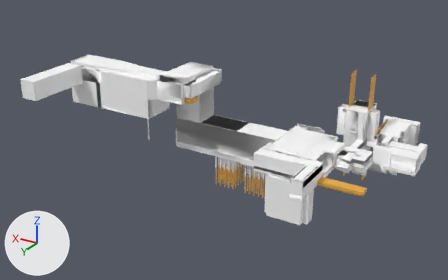
An edit to the FBX model Assets/Maps/Cleaned Up Map Mesh.fbx, drawn before and after from the same camera.
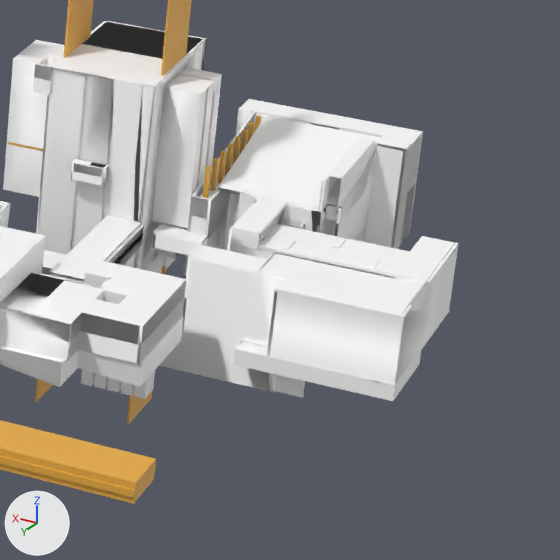
The first picture shows the older version from a 50 mm lens placed at (-514.0, 1158.0, 500.0), pointed at (122.0, 99.0, -30.0). The close-ups show both versions on the part from 75% to 100% of the width and 34% to 74% of the height of that picture; other places that the commit changed are outside them. The lights are fixed; the arrows at lower left show +X, +Y and +Z. Where no turn or scale is listed for an object, it has been applied to the vertices. Vertices at the same position are counted once.

Before the edit, the objects in view are built like this:
```python
me_scene_032 = bpy.data.meshes.new('Scene.032')
me_scene_032.from_pydata(...)  # 16 vertices, 12 faces; spans x -131.0..-130.0, y -131.0..-100.0, z -107.0..130.0
me_scene_032.materials.append(mat_moving_platforms_003)  # orange #e9ad44
me_scene_033 = bpy.data.meshes.new('Scene.033')
me_scene_033.from_pydata(...)  # 16 vertices, 12 faces; spans x -88.0, y -131.0..-100.0, z -107.0..132.0
me_scene_033.materials.append(mat_moving_platforms_003)  # orange #e9ad44
me_scene_379 = bpy.data.meshes.new('Scene.379')
me_scene_379.from_pydata(...)  # 4977 vertices, 4993 faces; spans x -257.0..500.0, y -195.0..261.0, z -100.0..143.0
# faces by material slot: [2712, 2281]
me_scene_379.materials.append(mat_new_material_2_003)  # its picture is missing
me_scene_379.materials.append(mat_probuilderdefault_003)  # white #ffffff
# before: 15 (-131.0, -86.0, 0.0), 170 (-131.0, -31.0, 0.0), 331 (-134.0, -64.0, 0.0), 332 (-134.0, -64.0, 1.0)
ob_base = bpy.data.objects.new('Base', me_scene_379)
ob_base.location = (-12.5, 52.5, -33.8)
ob_slide_shield_left = bpy.data.objects.new('Slide Shield Left', me_scene_032)
ob_slide_shield_left.location = (-12.5, 52.5, -15.9)
ob_slide_shield_right = bpy.data.objects.new('Slide Shield Right', me_scene_033)
ob_slide_shield_right.location = (-12.5, 52.5, -15.9)
# also in view: 'World 2 Missile checkpoint bridge' at (-158.0, 156.0, -39.0)
```
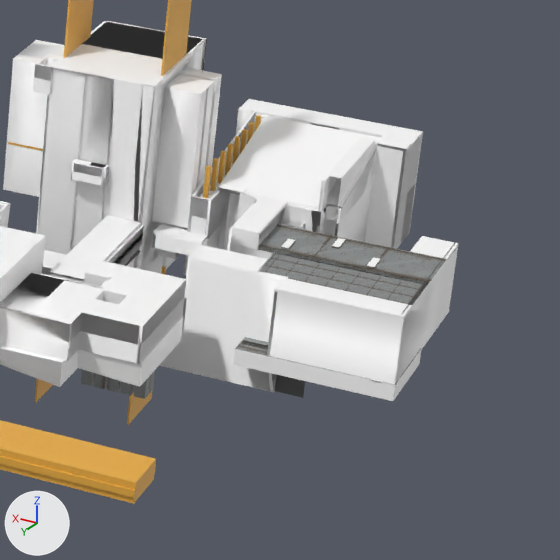
Changed parts and their boxes [x1, y1, x2, y2] in the close-ups (560 x 560 px):
part 1 of me_scene_379, built on
    after: [124, 250, 141, 266]
part 2 of me_scene_379, recoloured
    both: [81, 240, 429, 399]
part 3 of me_scene_379, recoloured (white to grey)
    both: [235, 253, 427, 385]
part 4 of me_scene_379, recoloured
    both: [240, 340, 382, 383]
part 5 of me_scene_379, recoloured
    both: [271, 225, 455, 391]
part 6 of me_scene_379, recoloured (white to grey)
    both: [259, 224, 446, 305]
part 7 of me_scene_379, recoloured (grey to black)
    both: [275, 259, 443, 398]

The edits, one by one:
Picture 'Brushed Rusted.png' (img_brushed_rusted_png) is new.
Picture 'Brushed Rusted DARK.png' (img_brushed_rusted_dark_png) is new.
Picture 'metal PLating.png' (img_metal_plating_png) is new.
Material 'Brushed Rusted' (mat_brushed_rusted) is new.
Its texture is img_brushed_rusted_png.
Material 'Dark Brushed Metal' (mat_dark_brushed_metal) is new.
Its texture is img_brushed_rusted_dark_png.
Material 'Metal Plating' (mat_metal_plating) is new.
Its texture is img_metal_plating_png.
me_scene_379 is used by ob_base; location (-12.5, 52.5, -33.8).
Verts and faces of me_scene_379; kept vertices keep their numbers, new ones are numbered from 4977.
me_scene_379 had 4977 vertices, 4993 faces and spanned x -257.0..500.0, y -195.0..261.0, z -100.0..143.0.
me_scene_379 now has 4979 vertices, 4994 faces and spans x -257.0..500.0, y -195.0..261.0, z -100.0..143.0.
Part 1, on me_scene_379:
Vertex 331 moves to (-131.0, -64.0, 0.0).
Vertex 332 moves to (-131.0, -64.0, 1.0).
New vertex 4977 is at (-134.0, -86.0, 0.0), pixel (141, 250).
New vertex 4978 is at (-134.0, -31.0, 0.0).
New faces: (15, 170, 4978, 4977) (mat_metal_plating (picture img_metal_plating_png)).
me_scene_379 part 2: 165 faces spanning x -256.0..-38.0, y -112.0..-44.0, z -50.0..24.0 switch from mat_new_material_2_003 (its picture is missing) to mat_brushed_rusted (picture img_brushed_rusted_png).
me_scene_379 part 3: 66 faces spanning x -257.0..-156.0, y -194.0..-36.0, z -33.0..24.0 switch from mat_new_material_2_003 (its picture is missing) to mat_metal_plating (picture img_metal_plating_png).
me_scene_379 part 4: 112 faces spanning x -255.0..-153.0, y -111.0..-36.0, z -33.0..12.0 switch from mat_new_material_2_003 (its picture is missing) to mat_dark_brushed_metal (picture img_brushed_rusted_dark_png).
me_scene_379 part 5: 52 faces spanning x -256.0..-36.0, y -120.0..-36.0, z -33.0..24.0 switch from mat_probuilderdefault_003 (white #ffffff) to mat_brushed_rusted (picture img_brushed_rusted_png).
me_scene_379 part 6: 28 faces spanning x -256.0..-37.0, y -119.0..-19.0, z -33.0..24.0 switch from mat_probuilderdefault_003 (white #ffffff) to mat_metal_plating (picture img_metal_plating_png).
me_scene_379 part 7: 20 faces spanning x -256.0..-95.0, y -111.0..-37.0, z -33.0..19.0 switch from mat_probuilderdefault_003 (white #ffffff) to mat_dark_brushed_metal (picture img_brushed_rusted_dark_png).
